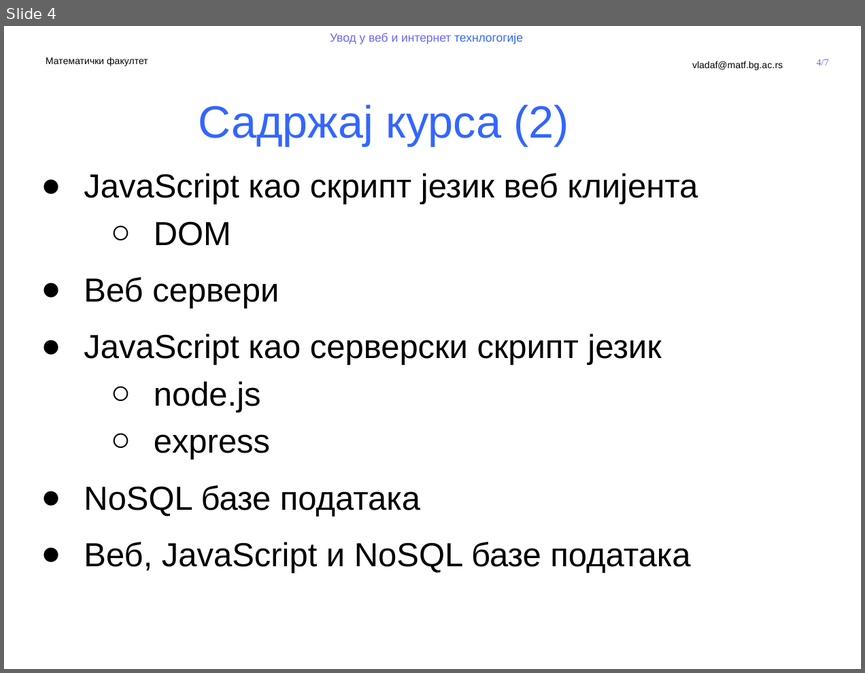
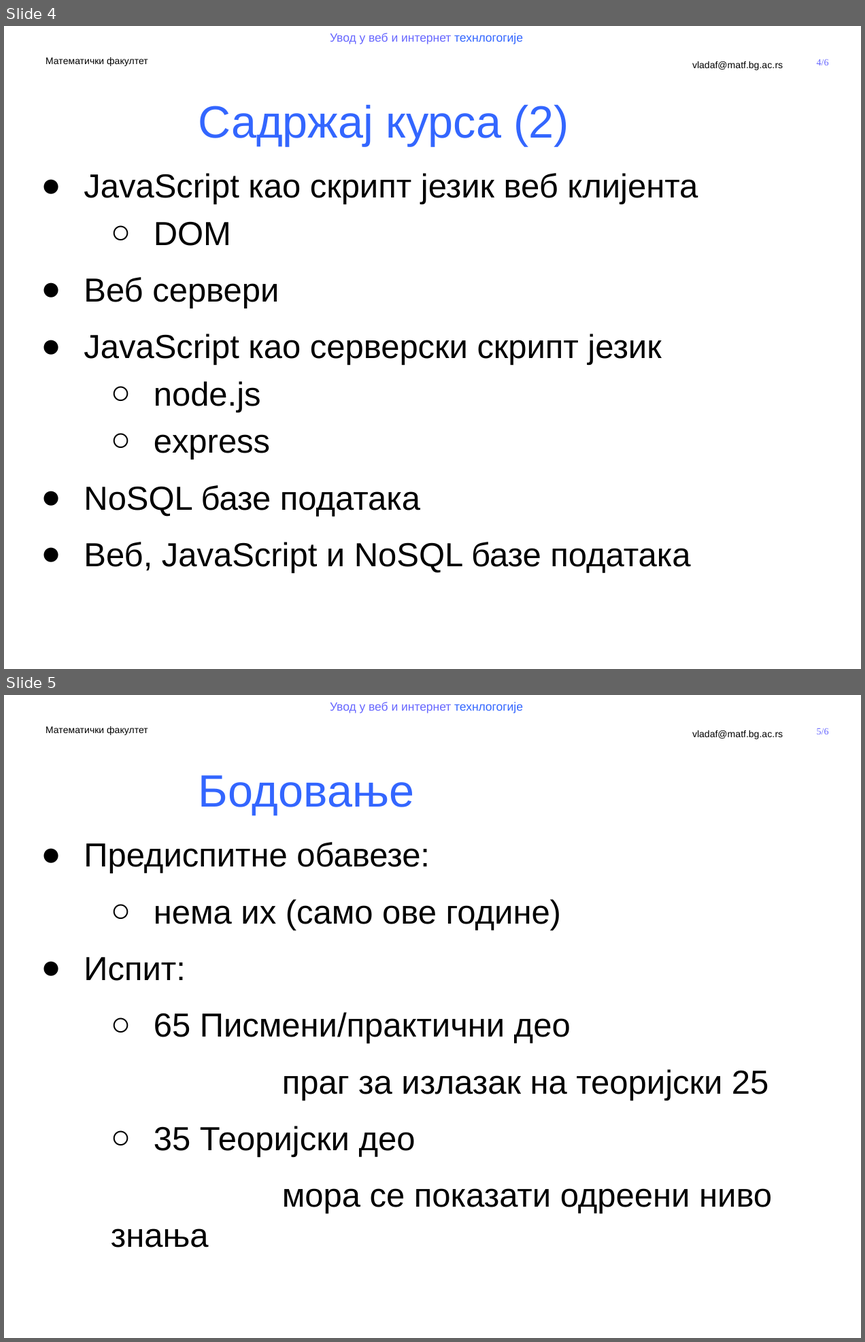
Before and after one commit to MatfUVIT/info, a slide deck: predavanja/prezentacije/2020-21/01 - Koncepcija kursa.pptx. Shown one above the other, each under a label of ours: slide 4 before the commit, slides 4 and 5 after it. The pictures are 865x673 and 865x1342 pixels, drawn with LibreOffice and Linux fonts; fonts in the diff are those of the drawing; background and template pictures are left out. Boxes give left, top, right and bottom in pixels: in the first picture for what was removed or moved away, otherwise in the second. Text is boxed around its words. In the diff, an @@ line names an element or a change of style, - is before the commit and + after.

```diff
--- a/predavanja/prezentacije/2020-21/01 - Koncepcija kursa.pptx
+++ b/predavanja/prezentacije/2020-21/01 - Koncepcija kursa.pptx
@@ slide 5 added at [4, 695, 861, 1338], background #FFFFFF; not listed: 5 template elements that a slide beside it also shows @@
@@ title added at [198, 775, 414, 815], 38 pt, text #3366FF @@
+Бодовање
@@ text added at [84, 842, 772, 1247], 28 pt, text #000000 @@
+● Предиспитне обавезе:
+  ○ нема их (само ове године)
+● Испит:
+  ○ 65 Писмени/практични део
+  праг за излазак на теоријски 25
+  ○ 35 Теоријски део
+  мора се показати одреени ниво знања
@@ page number at [817, 59, 829, 65]: text changed @@
-4/7
+4/6
```
Also in this commit, not shown: 1 slide changed, 2 slides removed, 13 other files.
